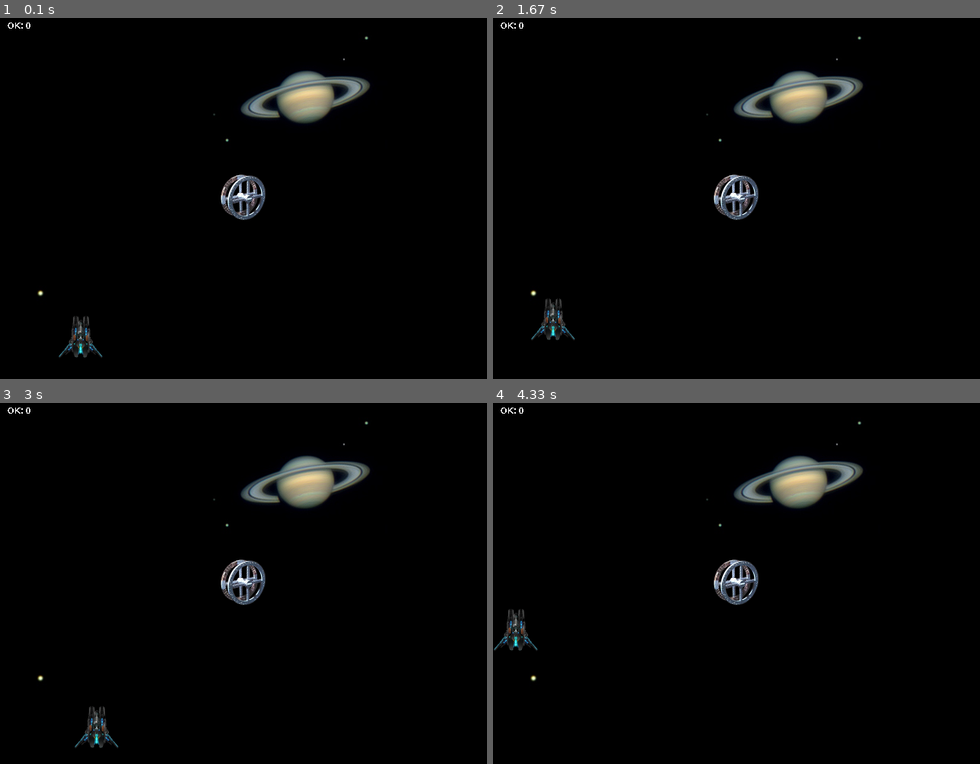
Above: before the commit, frames 1-4 (two rows, left to right).
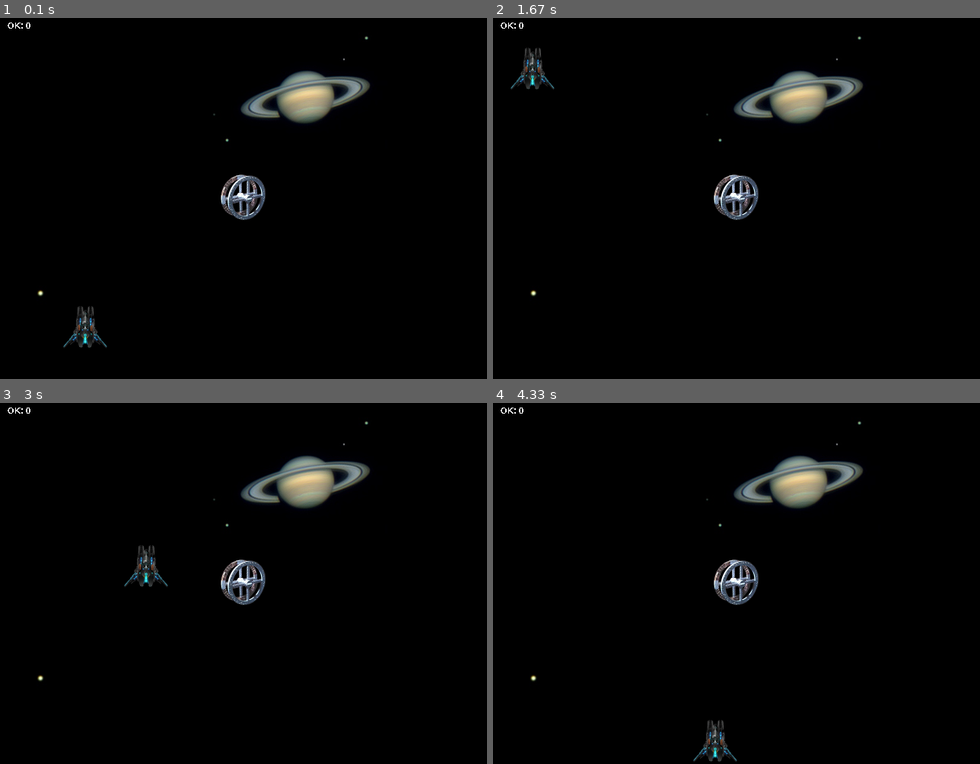
Above: after the commit, the same moments.

Repository: rodrigodub/Output
Game: pygame game, started from ProgramacaoDeJogos/Input06PJ05.py
Same seed, same stepped clock (60 frames per second), same inputs: the game is played once before the commit and once after it.
Inputs:
- Up to frame 1 (0.1 s): no input
- Up to frame 2 (1.67 s): no input
- Up to frame 3 (3 s): no input
- Up to frame 4 (4.33 s): no input

The runs differ from the first frame. In frame 1, 0.5% of the frame differs, in the area x 12-23%, y 79-95%; in frame 2, 0.8%, in the area x 3-17%, y 8-90%; in frame 3, 0.8%; in frame 4, 0.8%.

Commit message:
PJ5: Now THAT'S a cool movement
# v2.111
# 20180129
Should slow it down a little bit

Diff:
--- a/ProgramacaoDeJogos/Input06PJ05.py
+++ b/ProgramacaoDeJogos/Input06PJ05.py
@@ -6,7 +6,7 @@
 # Usage:
 # > python3 Input06PJ05.py
 #
-# v2.110
+# v2.111
 # 20180129
 #################################################
 __author__ = 'Rodrigo Nobrega'
@@ -96,14 +96,26 @@
 
 # Alien ship
 class Alien(object):
+    """Class to deal with the alien ship"""
     def __init__(self):
+        # alien ship image and position
         self.image = load_image('alienship_64.png')
         self.pos = self.image.get_rect()
         self.pos.center = (random.randint(0, 640), random.randint(0, 480))
         self.posprev = self.pos
+        # vector defines the amount of movement in each axis
+        self.vector = [0, 0]
 
     def move(self, scr):
-        # if self.pos.centerx > 0 and self.pos.centerx < 640 and self.pos.centery > 10 and self.pos.centery < 480:
+        # clears the previous position
+        scr.area.blit(scr.image, self.posprev, self.posprev)
+        # changes direction occasionally, modifying vector
+        if random.randint(1, 10) == 1:
+            self.vector[0] = random.randint(1, 3) * 10 - 20
+            self.vector[1] = random.randint(1, 3) * 10 - 20
+        # new position = old position + vector
+        self.pos.center = (self.pos.centerx + self.vector[0], self.pos.centery + self.vector[1])
+        # if ship is crossing borders, appears on the other side
         if self.pos.centerx < 0:
             self.pos.centerx += 640
         elif self.pos.centerx > 640:
@@ -112,9 +124,9 @@
             self.pos.centery = 480 - self.pos.centery
         elif self.pos.centery > 480:
             self.pos.centery = 20
-        scr.area.blit(scr.image, self.posprev, self.posprev)
-        self.pos.center = (self.pos.centerx + random.randint(-10,10), self.pos.centery + random.randint(-10,10))
+        # draws alien ship
         scr.area.blit(self.image, self.pos)
+        # makes the previous position as the current one
         self.posprev = self.pos
 
 
